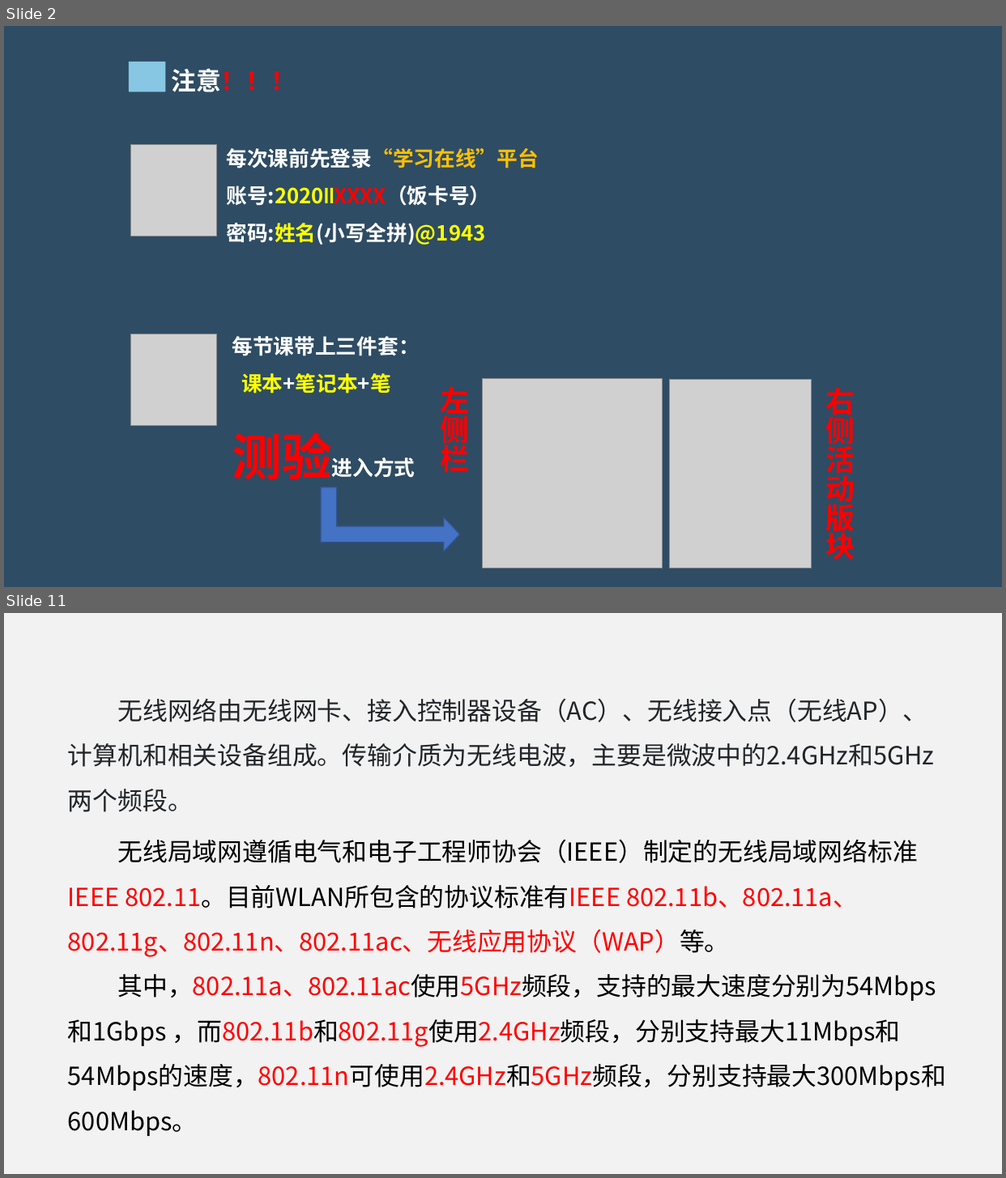
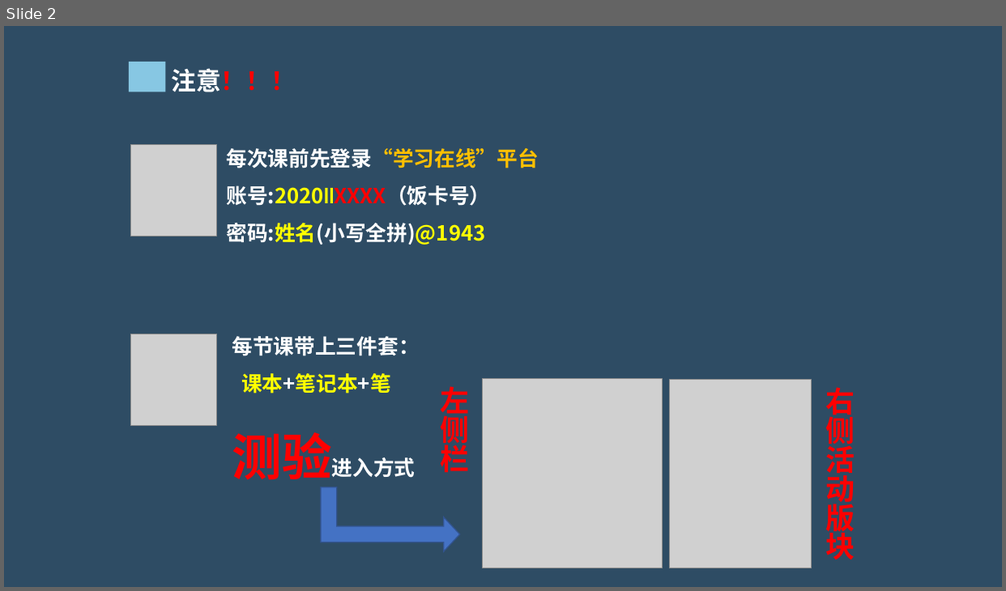
Before and after one commit to hongm32/2020design, a slide deck: 【第29课】无线局域网的组建/【第29课】无线局域网的组建.pptx. Shown one above the other, each under a label of ours: slides 2 and 11 before the commit, slide 2 after it; the slides between them are not shown. The pictures are 1006x1178 and 1006x591 pixels, drawn with LibreOffice and Linux fonts; fonts in the diff are those of the drawing; grey boxes stand for pictures. Boxes give left, top, right and bottom in pixels: in the first picture for what was removed or moved away, otherwise in the second. Text is boxed around its words. In the diff, an @@ line names an element or a change of style, - is before the commit and + after.

Commit message:
增加《【第30课】基于物联网的信息系统暨远程控制系统的组建》课件、知识梳理和在线测试题

```diff
--- a/【第29课】无线局域网的组建/【第29课】无线局域网的组建.pptx
+++ b/【第29课】无线局域网的组建/【第29课】无线局域网的组建.pptx
@@ slide 11 removed at (4,613,1002,1174), background #F2F2F2 @@
@@ text removed at (68,699,935,812) @@
-无线网络由无线网卡、接入控制器设备（AC）、无线接入点（无线AP）、计算机和相关设备组成。传输介质为无线电波，主要是微波中的2.4GHz和5GHz两个频段。
@@ text removed at (68,839,946,1136) @@
-无线局域网遵循电气和电子工程师协会（IEEE）制定的无线局域网络标准IEEE 802.11。目前WLAN所包含的协议标准有IEEE 802.11b、802.11a、802.11g、802.11n、802.11ac、无线应用协议（WAP）等。
-其中，802.11a、802.11ac使用5GHz频段，支持的最大速度分别为54Mbps和1Gbps ，而802.11b和802.11g使用2.4GHz频段，分别支持最大11Mbps和54Mbps的速度，802.11n可使用2.4GHz和5GHz频段，分别支持最大300Mbps和600Mbps。
```
Also in this commit, not shown: 3 slides changed, 17 slides added, 14 other slides removed, 10 other files.
